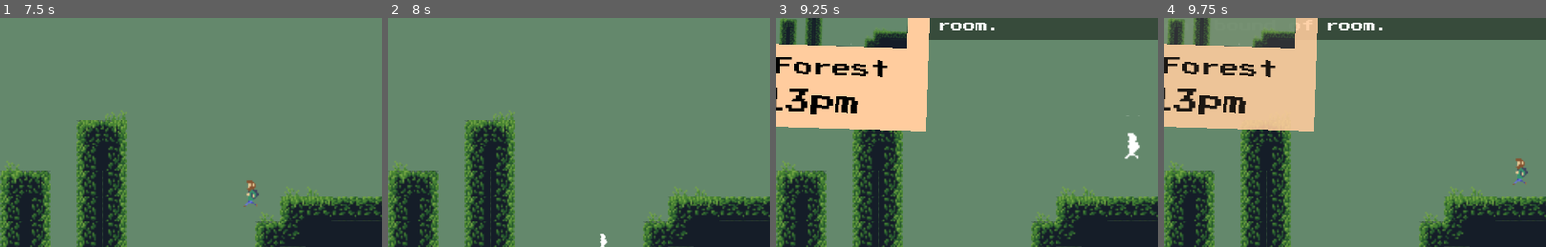
Above: before the commit, frames 1-4 (left to right).
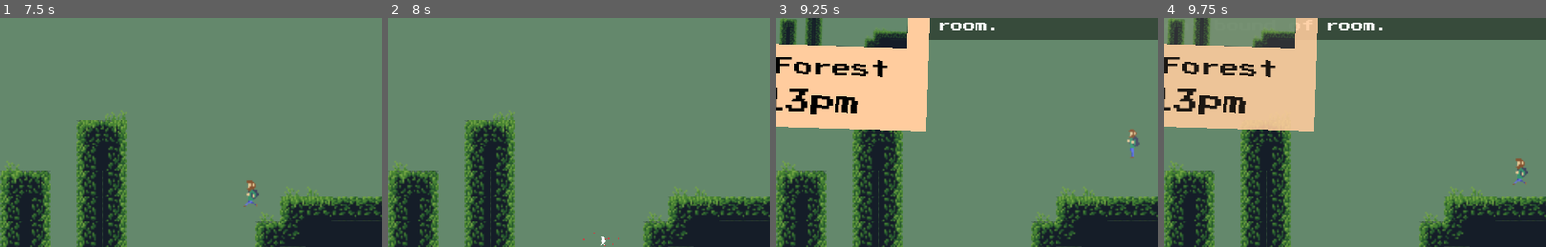
Above: after the commit, the same moments.

Repository: UHSGDC/Photographers-Hike
Game: Godot game, scene res://Game.tscn
The game is run twice, just before and just after one commit, with the same random seed, the same clock (stepped at 60 frames per second) and the same inputs. The engine's default icon, where the game draws it, is replaced by a stand-in: a white triangle on a blue panel in a dark square.
Inputs (mouse positions are % of the whole screen's width and height, from its top left):
- Up to frame 1 (7.5 s): click "Play" at 0.5 s; tap Enter at 1.25, 7.25 s; move the mouse to (72, 45) at 1.27 s; hold Ctrl (interact) 1.28-2.03 s; hold Right (menu_right) 1.28-2.78 s; click (72, 45) at 1.42 s; tap Space (jump) at 1.52, 2.27, 3.77, 4.52, 5.27, 6.5 s; move the mouse to (30, 55) at 2.02 s; click (30, 55) at 2.1 s; move the mouse to (60, 28) at 2.77 s; hold A (left) 2.78-3.53 s; tap C (take_picture) at 2.85, 5.1 s; move the mouse to (45, 70) at 3.52 s; hold Right (menu_right) 3.53-5.03 s; tap Ctrl (interact) at 3.6 s; click (45, 70) at 3.67 s; move the mouse to (80, 65) at 4.27 s; press the mouse at (80, 65) at 4.28 s; tap Tab (pause) at 4.9 s; move the mouse to (20, 35) at 5.02 s; release the mouse at (20, 35) at 5.03 s; hold A (left) 5.03-5.75 s; click "Resume" at 5.75 s; move the mouse to (55, 50) at 6.52 s; hold Right (menu_right) 6.53-7.28 s; hold Ctrl (interact) 6.53-7.28 s; click (55, 50) at 6.67 s; move the mouse to (35, 25) at 7.27 s; hold A (left) from 7.28 s (still down); click (35, 25) at 7.35 s
- Up to frame 2 (8 s): keep holding A (left); tap Space (jump) at 7.52 s
- Up to frame 3 (9.25 s): move the mouse to (72, 45) at 8.02 s; tap C (take_picture) at 8.1 s; tap Space (jump) at 8.27, 9.02 s; move the mouse to (30, 55) at 8.77 s; release A (left) at 8.78 s; hold Right (menu_right) from 8.78 s (still down); tap Ctrl (interact) at 8.85 s; click (30, 55) at 8.92 s
- Up to frame 4 (9.75 s): keep holding Right (menu_right); move the mouse to (60, 28) at 9.52 s; press the mouse at (60, 28) at 9.53 s
The pictures show only the part of the screen within x 50-100%, y 50-100%; the shares and areas given below are measured in that part.

Frame 1 is identical in both runs. In frame 2, less than 0.1% of the frame differs, in the area x 51-61%, y 93-100%; in frame 3, 0.3%, in the area x 19-96%, y 11-62%; in frame 4, less than 0.1%.

Commit message:
Added particles and set animation to idle on respawn

Diff:
--- a/PhotographersHike/Player/PlatformingPlayer.gd
+++ b/PhotographersHike/Player/PlatformingPlayer.gd
@@ -299,12 +299,13 @@
 func respawn() -> void:
 	death_pause = true
 	Global.player_camera.screen_shake(0.3)
+	$CPUParticles2D.emitting = true
 	$Sprite/AnimationPlayer.play("Shrink and Flash")
 	yield($Sprite/AnimationPlayer, "animation_finished")
 
-
 	$BlackScreen/AnimationPlayer.play("Fade Out")
 	yield($BlackScreen/AnimationPlayer, "animation_finished")
+
 
 	global_position = current_checkpoint.global_position
 	velocity = Vector2.ZERO
@@ -323,7 +324,7 @@
 		$Sprite.flip_h = false
 	else:
 		$Sprite.flip_h = true
-
+	state = States.IDLE
 	$Sprite/AnimationPlayer.play_backwards("Shrink and Flash")
 	yield($Sprite/AnimationPlayer, "animation_finished")
 	yield(get_tree().create_timer(0.1), "timeout")
--- a/PhotographersHike/Player/PlatformingPlayer.tscn
+++ b/PhotographersHike/Player/PlatformingPlayer.tscn
@@ -61,22 +61,22 @@
 tracks/0/imported = false
 tracks/0/enabled = true
 tracks/0/keys = {
-"times": PoolRealArray( 0.2, 0.5 ),
+"times": PoolRealArray( 0.2, 0.4 ),
 "transitions": PoolRealArray( 1, 1 ),
 "update": 0,
 "values": [ Vector2( 1, 1 ), Vector2( 0, 0 ) ]
 }
 tracks/1/type = "value"
 tracks/1/path = NodePath(".:material:shader_param/flashState")
-tracks/1/interp = 1
-tracks/1/loop_wrap = true
-tracks/1/imported = false
-tracks/1/enabled = true
-tracks/1/keys = {
-"times": PoolRealArray( 0, 0.1 ),
-"transitions": PoolRealArray( 1, 1 ),
-"update": 0,
-"values": [ 0.0, 1.0 ]
+tracks/1/interp = 2
+tracks/1/loop_wrap = true
+tracks/1/imported = false
+tracks/1/enabled = true
+tracks/1/keys = {
+"times": PoolRealArray( 0, 0.1, 0.2, 0.3 ),
+"transitions": PoolRealArray( 1, 1, 1, 1 ),
+"update": 0,
+"values": [ 0.0, 1.0, 0.0, 1.0 ]
 }
 
 [sub_resource type="RectangleShape2D" id=1]
@@ -471,5 +471,20 @@
 shape = SubResource( 11 )
 disabled = true
 
+[node name="CPUParticles2D" type="CPUParticles2D" parent="."]
+modulate = Color( 0.74902, 0.286275, 0.286275, 1 )
+emitting = false
+amount = 30
+lifetime = 0.6
+one_shot = true
+speed_scale = 1.5
+explosiveness = 1.0
+emission_shape = 1
+emission_sphere_radius = 3.0
+direction = Vector2( 0, -1 )
+gravity = Vector2( 0, 200 )
+initial_velocity = 60.0
+initial_velocity_random = 1.0
+
 [connection signal="area_entered" from="RoomDetector" to="." method="_on_RoomDetector_area_entered"]
 [connection signal="animation_finished" from="AnimationPlayer" to="." method="_on_AnimationPlayer_animation_finished"]
